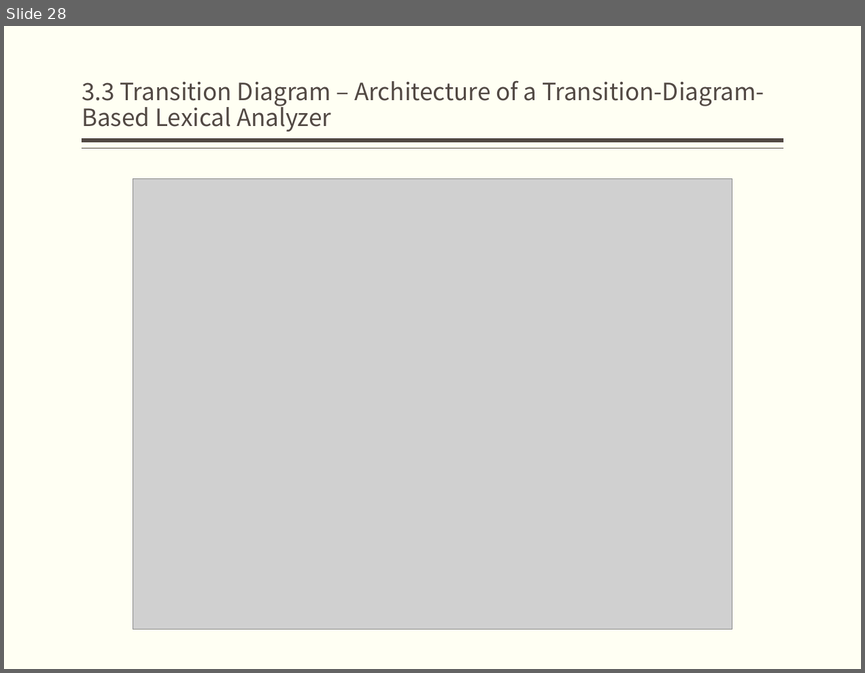
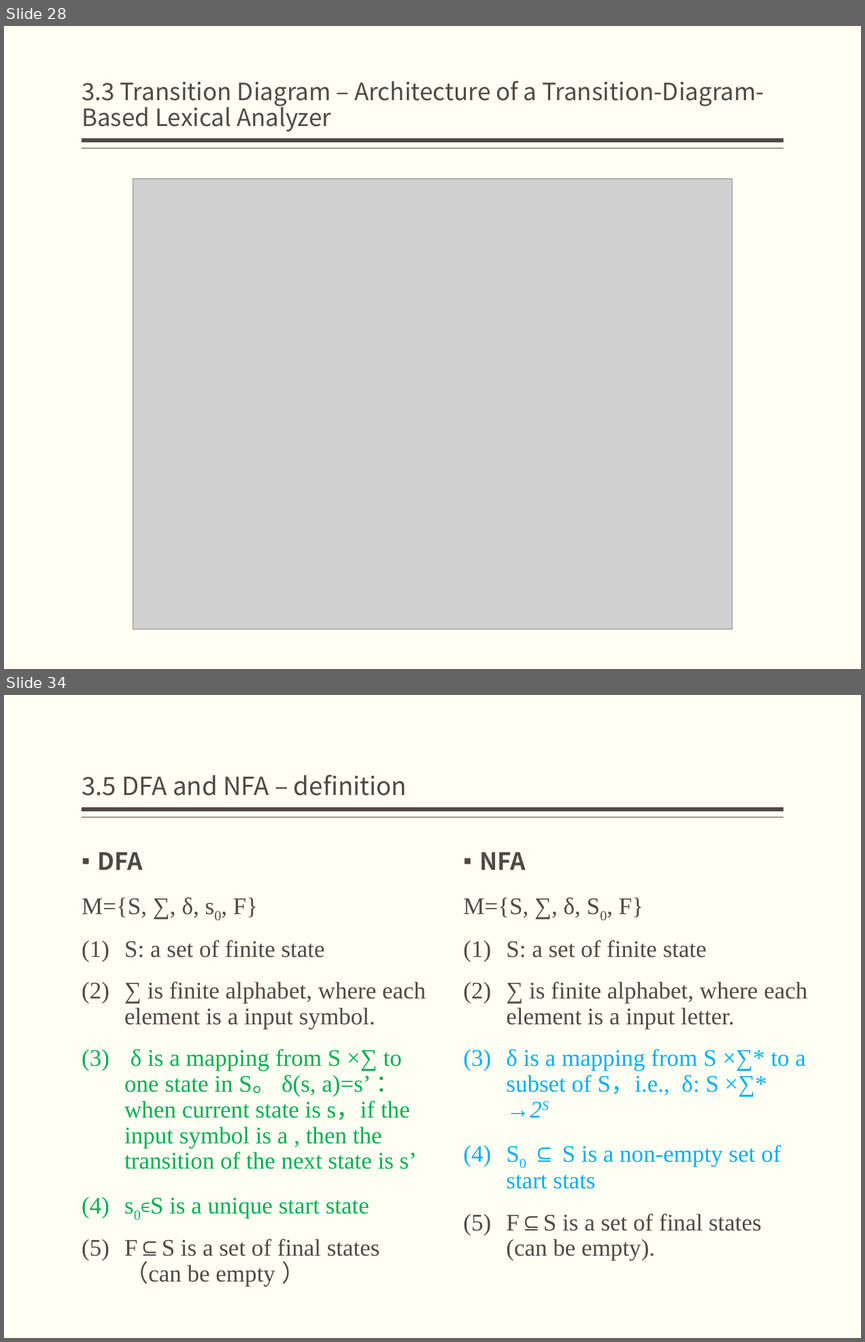
Before and after one commit to bonkboykz/jz81.github.io, a slide deck: course/compiler/LectureNotes/(Spring2017)Lecture3.pptx. Shown one above the other, each under a label of ours: slide 28 before the commit, slides 28 and 34 after it; the slides between them are not shown. The pictures are 865x673 and 865x1342 pixels, drawn with LibreOffice and Linux fonts; fonts in the diff are those of the drawing; grey boxes stand for pictures. Boxes give left, top, right and bottom in pixels: in the first picture for what was removed or moved away, otherwise in the second. Text is boxed around its words. In the diff, an @@ line names an element or a change of style, - is before the commit and + after.

```diff
--- a/course/compiler/LectureNotes/(Spring2017)Lecture3.pptx
+++ b/course/compiler/LectureNotes/(Spring2017)Lecture3.pptx
@@ slide 34 added at [4,695,861,1338], background #FFFFF3; not listed: 2 template elements that a slide beside it also shows @@
@@ title added at [82,775,407,796], 21 pt, text #514843 @@
+3.5 DFA and NFA – definition
@@ text added at [82,852,426,1287], 20 pt, text #00B050 @@
+▪ DFA
+M={S, ∑, δ, s0, F}
+(1) S: a set of finite state
+(2) ∑ is finite alphabet, where each element is a input symbol.
+(3) δ is a mapping from S ×∑ to one state in S。 δ(s, a)=s’ ：when current state is s，if the input symbol is a , then the transition of the next state is s’
+(4) s0∊S is a unique start state
+(5) F⊆S is a set of final states（can be empty ）
@@ text added at [463,852,807,1261], 20 pt, text #514843 @@
+▪ NFA
+M={S, ∑, δ, S0, F}
+(1) S: a set of finite state
+(2) ∑ is finite alphabet, where each element is a input letter.
+(3) δ is a mapping from S ×∑* to a subset of S，i.e., δ: S ×∑* →2S
+(4) S0 ⊆ S is a non-empty set of start stats
+(5) F⊆S is a set of final states (can be empty).
```
Also in this commit, not shown: 1 slide changed, 6 other slides added.
